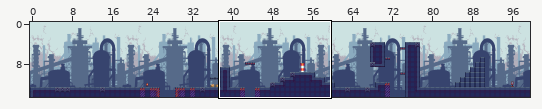
Tiled map: GameDevelopment/citm_desvj_project_template-L08/Output/Assets/Maps/nivel1.tmx. Above, an overview of the earlier version with the close-up marked.
Close-up. Before:
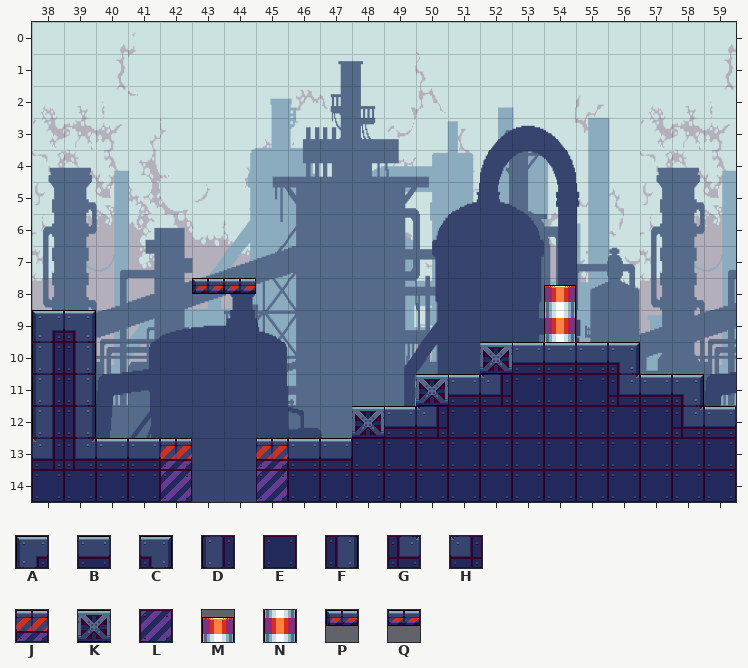
Cells are 32x32 px. Shown: x 38..59, y 0..14. The commit also changed other parts of the map, which this record leaves out.
Key: from "IndustrialTile": A 3, B 4, C 5, D 12, E 13, F 14, G 15, H 16, J 31, K 35, L 40, M 44, N 53, P 79, Q 80.
_ is an empty cell.
Layers that did not change in this view are not listed.
Layer "Plataforma" before, first column x 38:
 0 ______________________
 1 ______________________
 2 ______________________
 3 ______________________
 4 ______________________
 5 ______________________
 6 ______________________
 7 ______________________
 8 _____PQ_________M_____
 9 AC______________N_____
10 DF____________KBBBC___
11 DF__________KBHEEEGBC_
12 DF________KBHEEEEEEEGB
13 HGBBJ__JBBEEEEEEEEEEEE
14 EEEEL__LEEEEEEEEEEEEEE
New version:
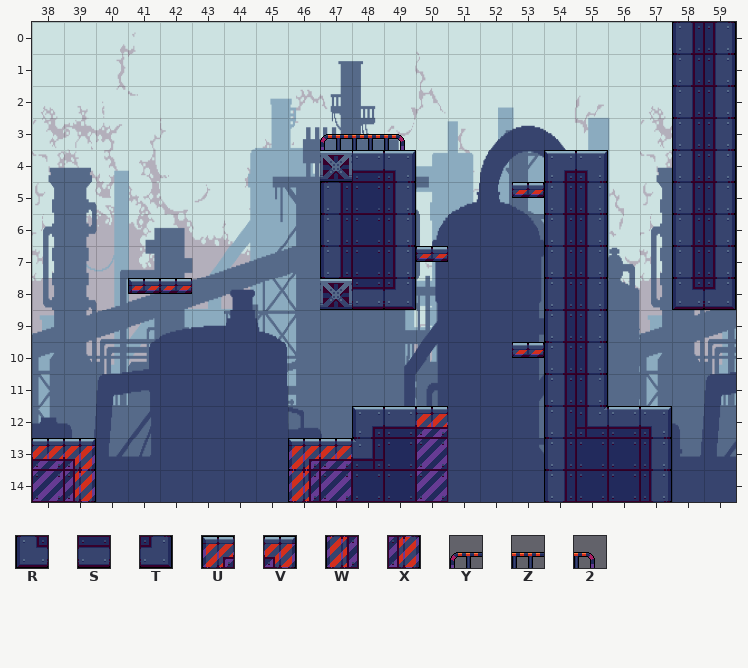
Further tiles: from "IndustrialTile": R 21, S 22, T 23, U 30, V 32, W 39, X 41; from "Objects": Y 14, Z 15, 2 16.
What changed:
{"where": "layer \"Plataforma\""}
{"y":0,"x":58,"old":"__","new":"DF"}
{"y":1,"x":58,"old":"__","new":"DF"}
{"y":2,"x":58,"old":"__","new":"DF"}
{"y":3,"x":47,"old":"___","new":"YZ2"}
{"y":3,"x":58,"old":"__","new":"DF"}
{"y":4,"x":47,"old":"___","new":"KBC"}
{"y":4,"x":54,"old":"__","new":"AC"}
{"y":4,"x":58,"old":"__","new":"DF"}
{"y":5,"x":47,"old":"___","new":"DEF"}
{"y":5,"x":53,"old":"___","new":"QDF"}
{"y":5,"x":58,"old":"__","new":"DF"}
{"y":6,"x":47,"old":"___","new":"DEF"}
{"y":6,"x":54,"old":"__","new":"DF"}
{"y":6,"x":58,"old":"__","new":"DF"}
{"y":7,"x":47,"old":"____","new":"DEFQ"}
{"y":7,"x":54,"old":"__","new":"DF"}
{"y":7,"x":58,"old":"__","new":"DF"}
{"y":8,"x":41,"old":"__PQ","new":"PQ__"}
{"y":8,"x":47,"old":"___","new":"KST"}
{"y":8,"x":54,"old":"M_","new":"DF"}
{"y":8,"x":58,"old":"__","new":"RT"}
{"y":9,"x":38,"old":"AC","new":"__"}
{"y":9,"x":54,"old":"N_","new":"DF"}
{"y":10,"x":38,"old":"DF","new":"__"}
{"y":10,"x":52,"old":"KBBBC","new":"_QDF_"}
{"y":11,"x":38,"old":"DF","new":"__"}
{"y":11,"x":50,"old":"KBHEEEGBC","new":"____DF___"}
{"y":12,"x":38,"old":"DF","new":"__"}
{"y":12,"x":48,"old":"K","new":"A"}
{"y":12,"x":50,"old":"HEEEEEEEGB","new":"J___DGBC__"}
{"y":13,"x":38,"old":"HGBBJ","new":"JV___"}
{"y":13,"x":45,"old":"JBBE","new":"_UJH"}
{"y":13,"x":50,"old":"EEEEE","new":"L___D"}
{"y":13,"x":57,"old":"EEE","new":"F__"}
{"y":14,"x":38,"old":"EEEEL","new":"LX___"}
{"y":14,"x":45,"old":"LEE","new":"_WL"}
{"y":14,"x":50,"old":"EEEEE","new":"L___D"}
{"y":14,"x":57,"old":"EEE","new":"F__"}
{"label":"changed","picture_box":[256,22,736,502]}
{"label":"changed","picture_box":[128,278,256,294]}
{"label":"changed","picture_box":[32,310,192,502]}
